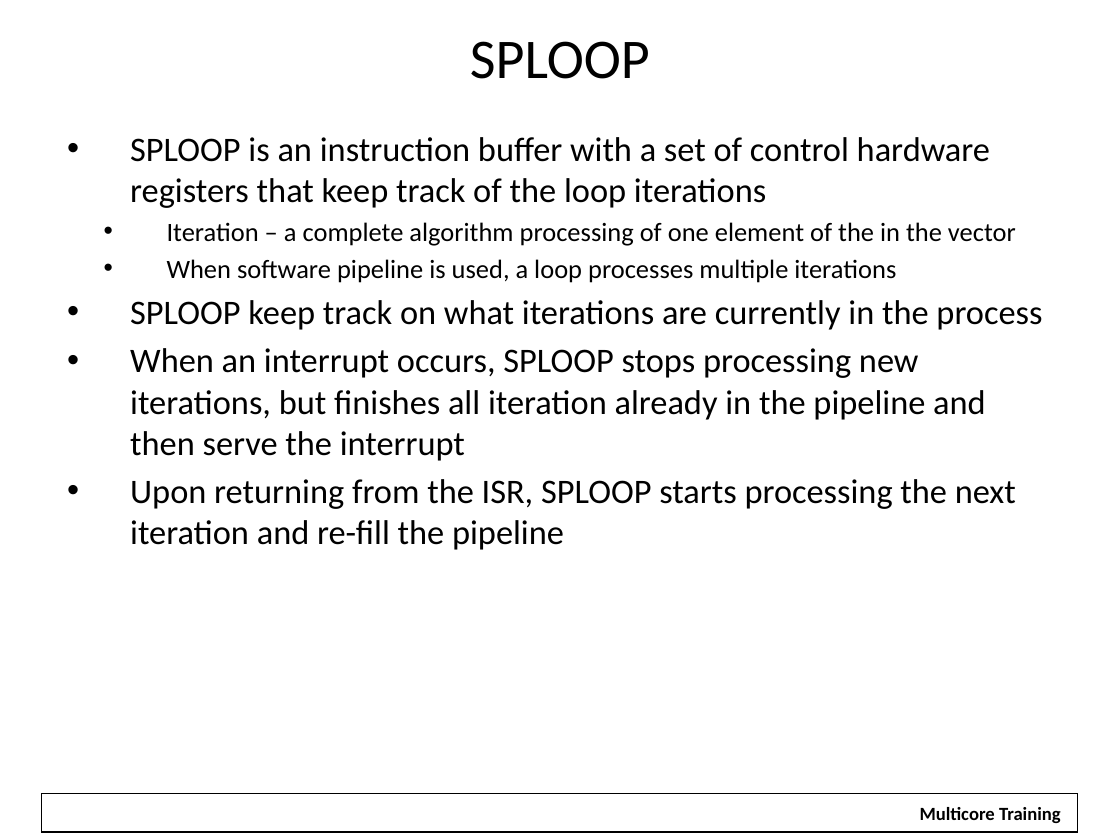
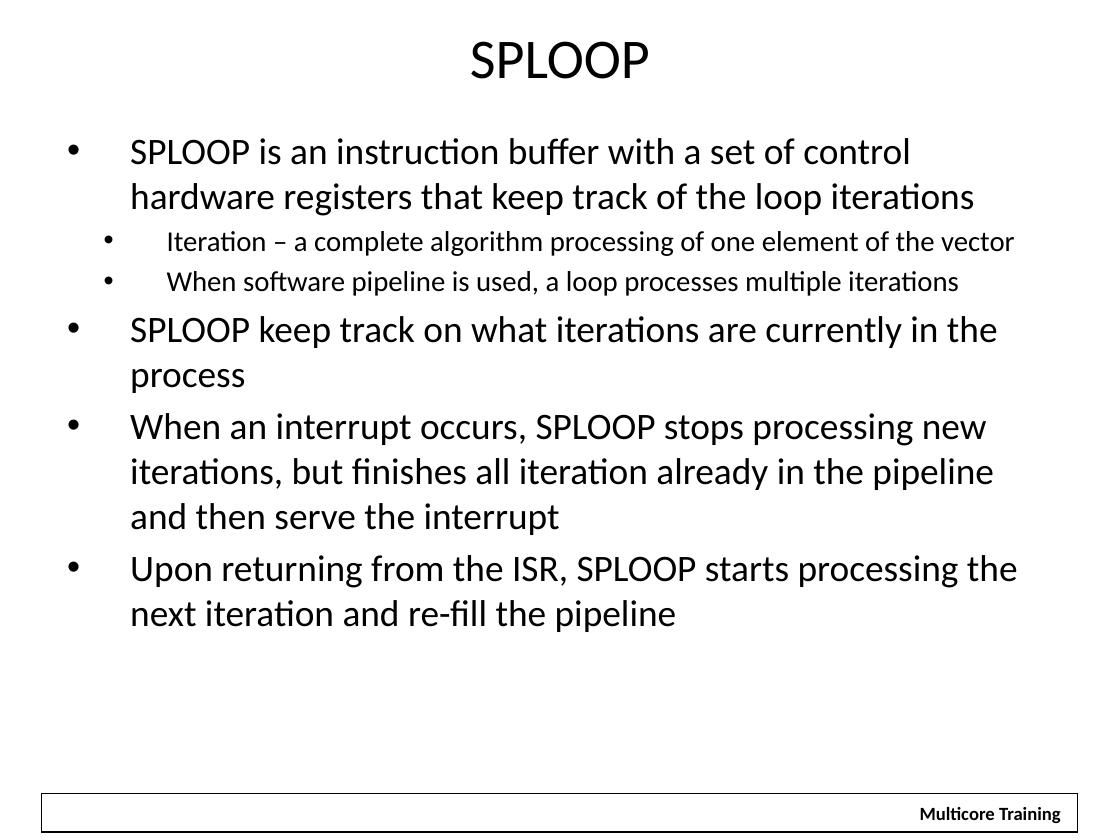
Before and after one commit to hari1989/keystone-workshop, a slide deck: slide 15 of preliminary/Working/presentations/KeyStone Optimization.pptx. Drawn at 1120x840 pixels with LibreOffice and Linux fonts; fonts in the diff are those of the drawing; background and template pictures are left out. Boxes give left, top, right and bottom in pixels: in the first picture for what was removed or moved away, otherwise in the second. Text is boxed around its words. In the diff, an @@ line names an element or a change of style, - is before the commit and + after.

```diff
--- a/preliminary/Working/presentations/KeyStone Optimization.pptx
+++ b/preliminary/Working/presentations/KeyStone Optimization.pptx
@@ text at [130,138,1018,632]: size 22.1 to 24.1 pt in "SPLOOP is an instruction buffer with a ...", "SPLOOP keep track on what iterations are ...", "When an interrupt occurs, SPLOOP stops processing ...", "Upon returning from the ISR, SPLOOP starts ..."; size 17 to 18.5 pt in "When software pipeline is used, a loop ..." @@
@@ text at [167,231,1015,256]: text changed; size 17 to 18.5 pt @@
-  • Iteration – a complete algorithm processing of one element of the in the vector
+  • Iteration – a complete algorithm processing of one element of the vector
```
Also in this commit, not shown: 3 other slides changed, 2 slides added.
